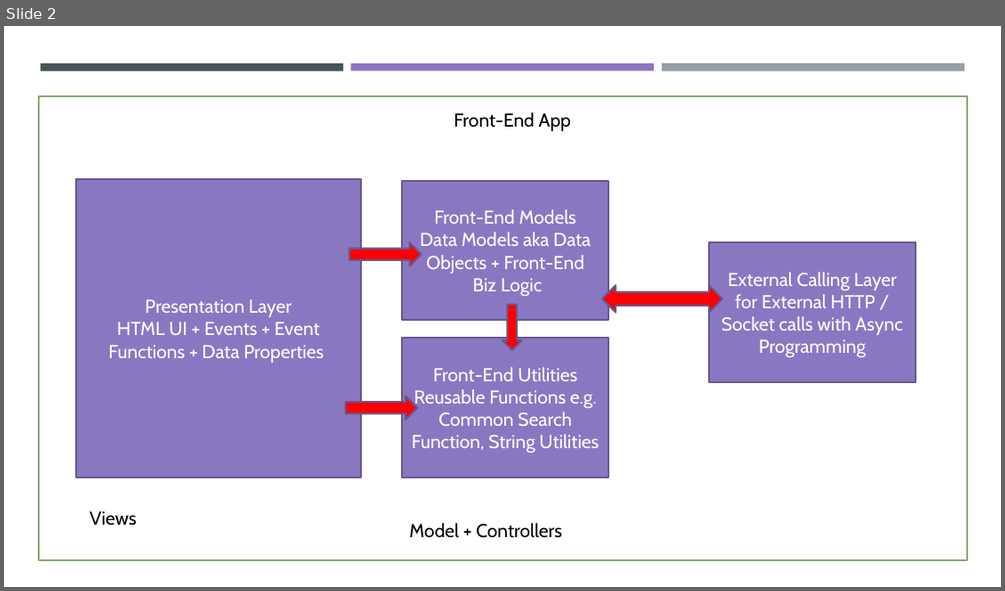
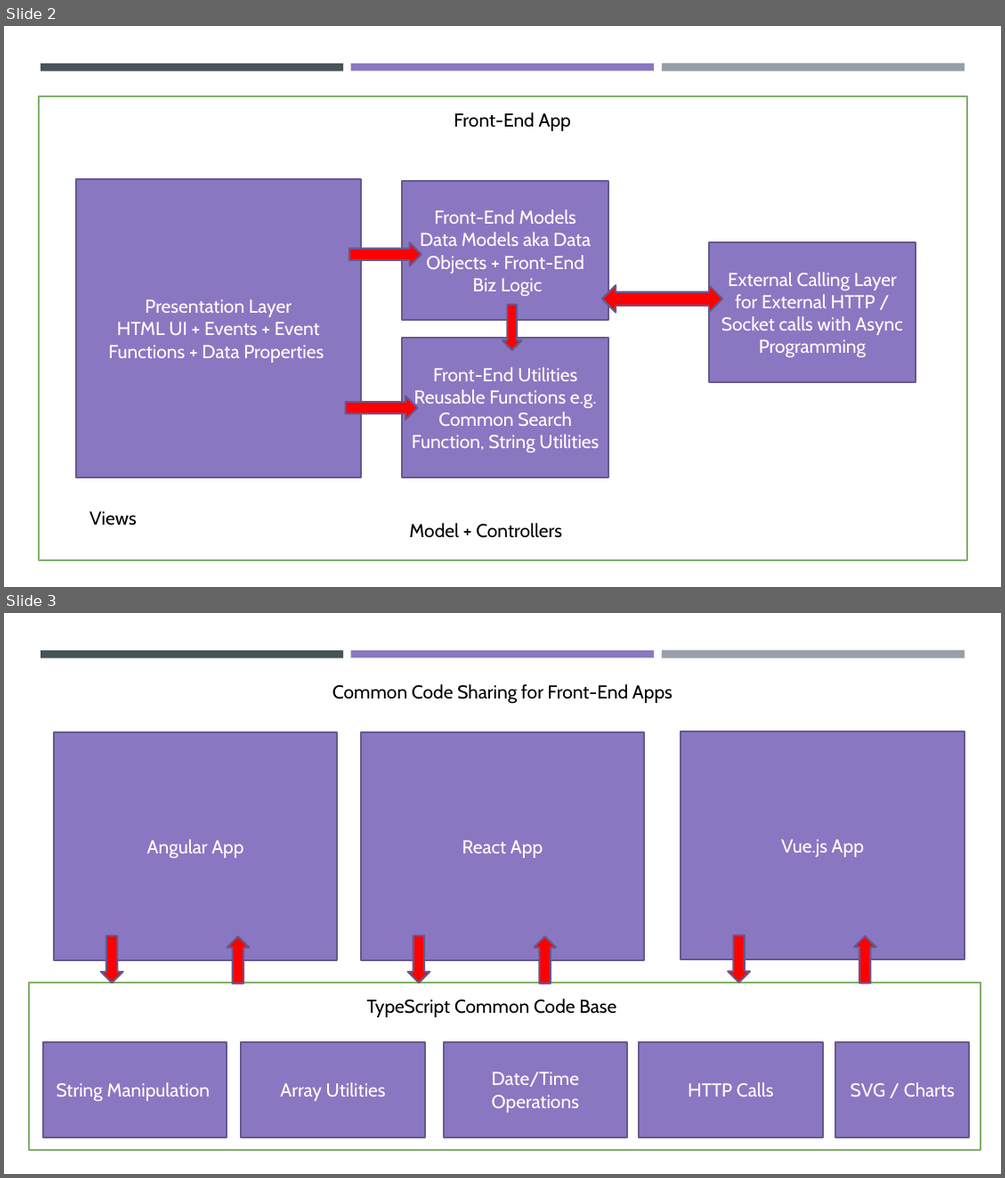
Before and after one commit to maheshsabnis/ngfinastra, a slide deck: Training_Diagrams.pptx. Shown one above the other, each under a label of ours: slide 2 before the commit, slides 2 and 3 after it. The pictures are 1005x591 and 1005x1178 pixels, drawn with LibreOffice and Linux fonts; fonts in the diff are those of the drawing. Boxes give left, top, right and bottom in pixels: in the first picture for what was removed or moved away, otherwise in the second. Text is boxed around its words. In the diff, an @@ line names an element or a change of style, - is before the commit and + after.

```diff
--- a/Training_Diagrams.pptx
+++ b/Training_Diagrams.pptx
@@ slide 3 added at (4, 613, 1001, 1174), background #FFFFFF; not listed: 3 template elements that a slide beside it also shows @@
@@ text added at (332, 684, 672, 704), 18 pt, text #000000 @@
+Common Code Sharing for Front-End Apps
@@ rectangle added at (54, 732, 338, 960), fill #8A77C2, outline #665890 1.75 pt, 18 pt, text #FFFFFF @@
+Angular App
@@ rectangle added at (361, 732, 644, 960), fill #8A77C2, outline #665890 1.75 pt, 18 pt, text #FFFFFF @@
+React App
@@ rectangle added at (680, 732, 964, 960), fill #8A77C2, outline #665890 1.75 pt, 18 pt, text #FFFFFF @@
+Vue.js App
@@ down arrow added at (101, 935, 123, 982), fill #FF0000, outline #665890 1.75 pt @@
@@ down arrow added at (226, 936, 250, 983), fill #FF0000, outline #665890 1.75 pt @@
@@ down arrow added at (408, 935, 430, 982), fill #FF0000, outline #665890 1.75 pt @@
@@ down arrow added at (534, 936, 557, 983), fill #FF0000, outline #665890 1.75 pt @@
@@ down arrow added at (728, 935, 751, 982), fill #FF0000, outline #665890 1.75 pt @@
@@ down arrow added at (854, 936, 877, 983), fill #FF0000, outline #665890 1.75 pt @@
@@ rectangle added at (29, 982, 979, 1150), fill #FFFFFF, outline #81AF6B 1.75 pt @@
@@ text added at (367, 998, 616, 1017), 18 pt, text #000000 @@
+TypeScript Common Code Base
@@ rectangle added at (43, 1041, 226, 1137), fill #8A77C2, outline #665890 1.75 pt, 18 pt, text #FFFFFF @@
+String Manipulation
@@ rectangle added at (241, 1041, 425, 1137), fill #8A77C2, outline #665890 1.75 pt, 18 pt, text #FFFFFF @@
+Array Utilities
@@ rectangle added at (444, 1041, 628, 1137), fill #8A77C2, outline #665890 1.75 pt, 18 pt, text #FFFFFF @@
+Date/Time Operations
@@ rectangle added at (639, 1041, 823, 1137), fill #8A77C2, outline #665890 1.75 pt, 18 pt, text #FFFFFF @@
+HTTP Calls
@@ rectangle added at (835, 1041, 969, 1137), fill #8A77C2, outline #665890 1.75 pt, 18 pt, text #FFFFFF @@
+SVG / Charts
```
Also in this commit, not shown: 2 other slides added, 18 other files.
